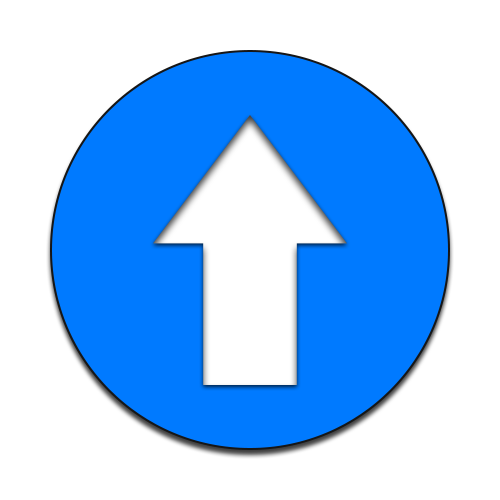
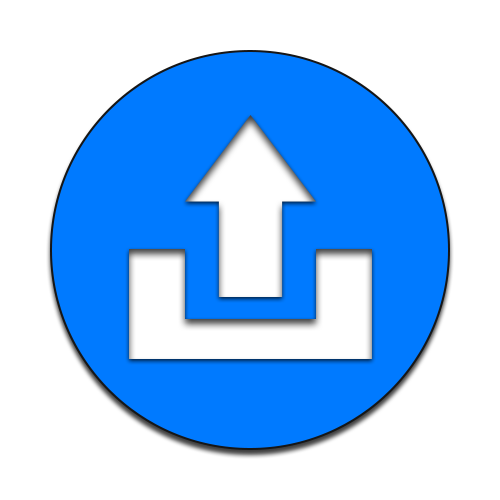
Revision of a layered 500px x 500px image; what changed, layer by layer:
hid "Shape 1" (1st of 2) over <box>153,115,347,385</box>
added layer "Shape 1" (2nd of 2) above "Rectangle 1" over <box>185,115,316,297</box>
added layer "Rectangle 1" above "Ellipse 1" over <box>129,249,372,359</box>
